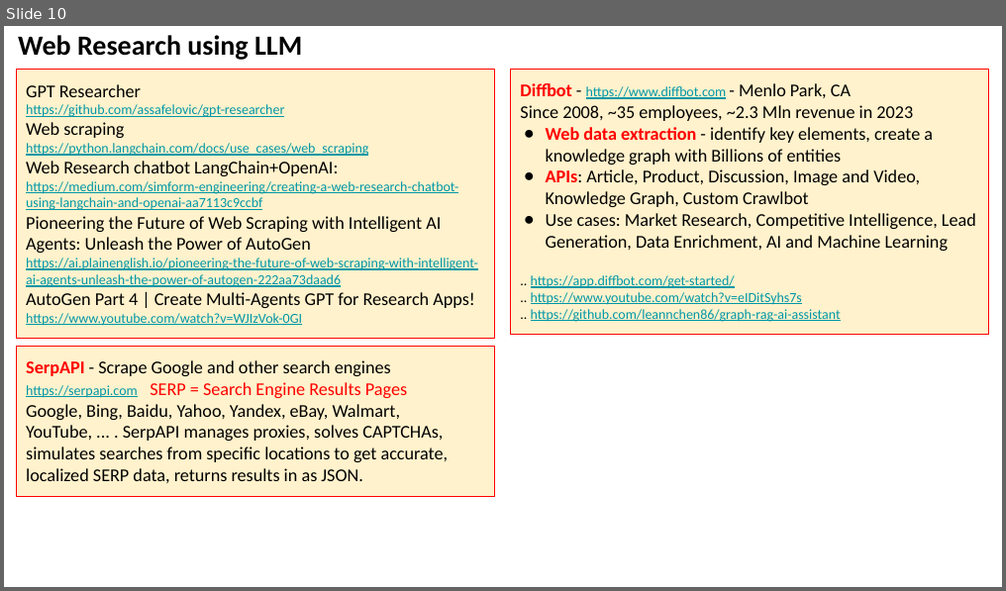
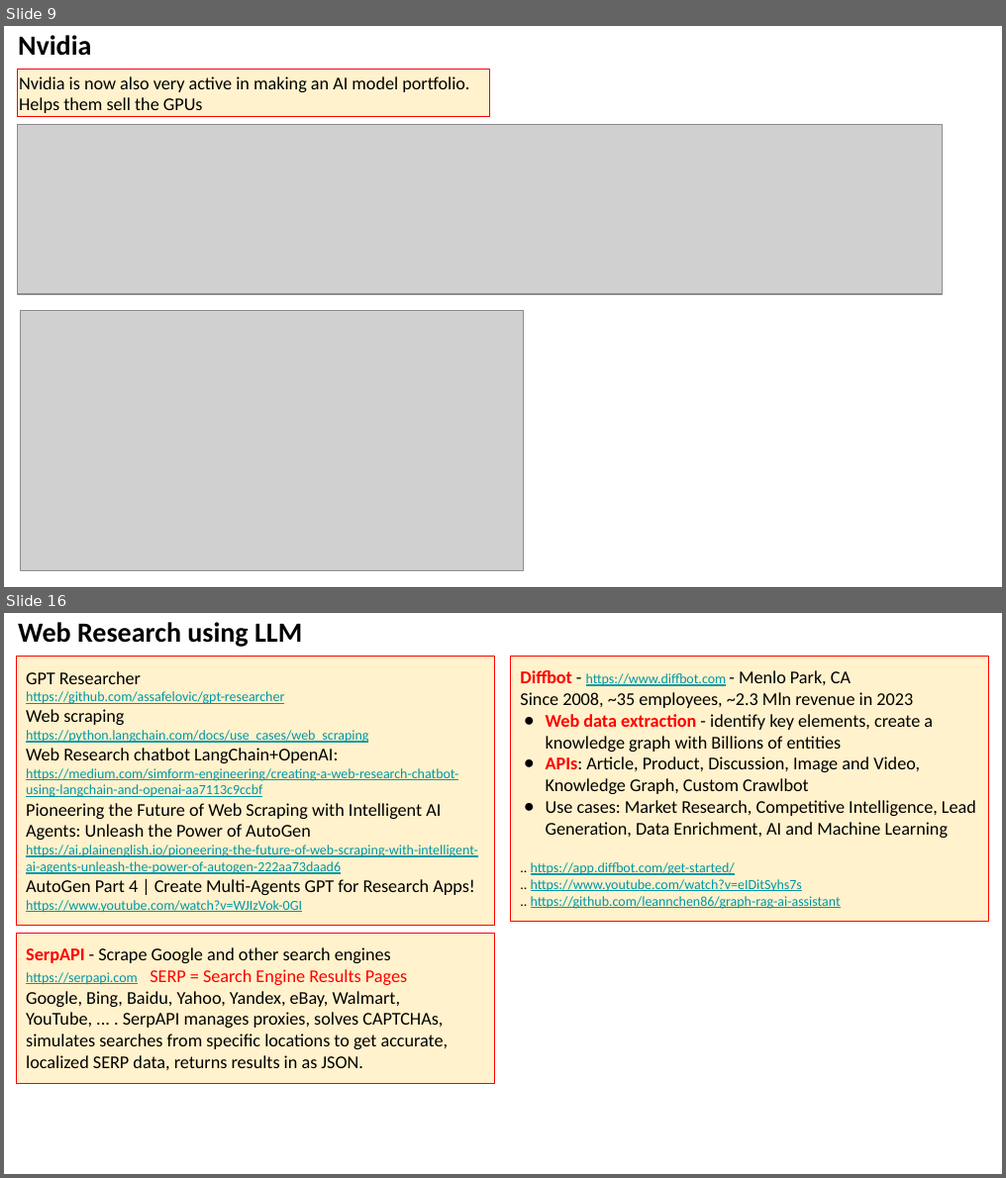
Before and after one commit to lselector/seminar, a slide deck: 2024/2024-03-15-AI-Updates.pptx. Shown one above the other, each under a label of ours: slide 10 before the commit, slides 9 and 16 after it; the slides between them are not shown. The pictures are 1006x591 and 1006x1178 pixels, drawn with LibreOffice and Linux fonts; fonts in the diff are those of the drawing; grey boxes stand for pictures. Boxes give left, top, right and bottom in pixels: in the first picture for what was removed or moved away, otherwise in the second. Text is boxed around its words. In the diff, an @@ line names an element or a change of style, - is before the commit and + after.

```diff
--- a/2024/2024-03-15-AI-Updates.pptx
+++ b/2024/2024-03-15-AI-Updates.pptx
@@ slide 9 added at (4,26,1002,587), background #FFFFFF @@
@@ text added at (18,35,91,56), 20 pt, text #000000, bold @@
+Nvidia
@@ rectangle added at (17,69,489,117), fill #FFF2CC, outline #FF0000 0.75 pt, 13 pt, text #000000 @@
+Nvidia is now also very active in making an AI model portfolio.
+Helps them sell the GPUs
@@ picture added at (17,125,943,294) @@
@@ picture added at (21,311,524,570) @@
@@ what was slide 10 is now slide 16 @@
```
Also in this commit, not shown: 9 slides changed, 8 other slides added, 1 slide removed.
